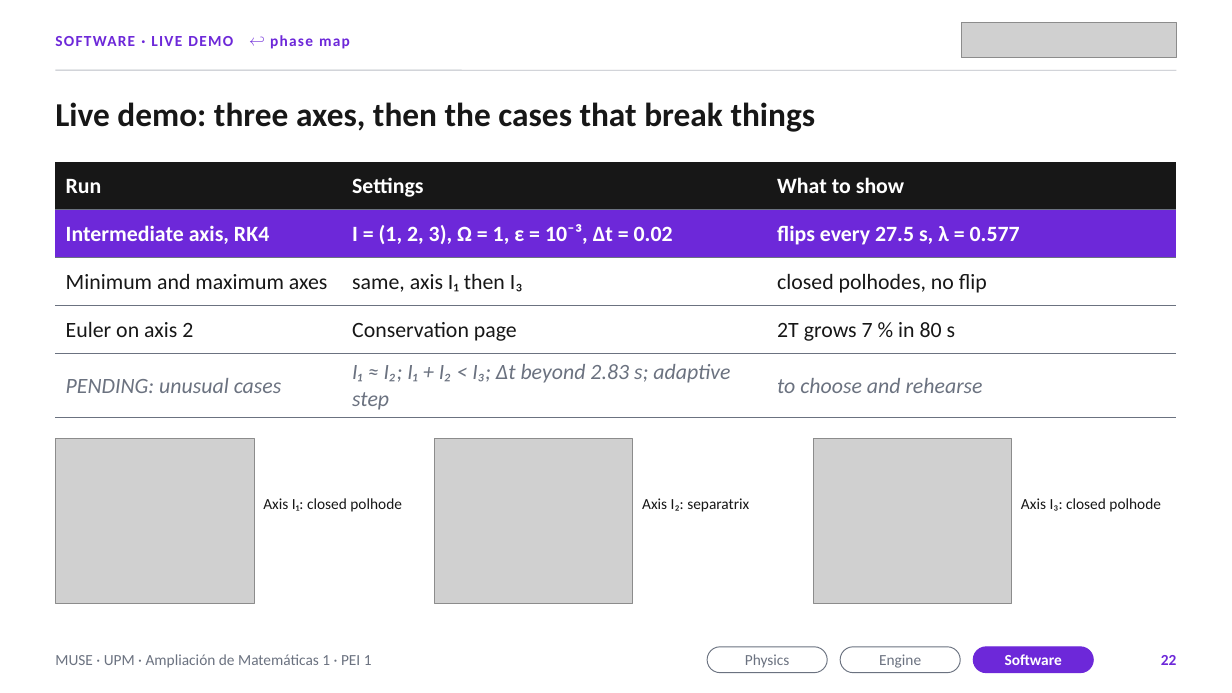
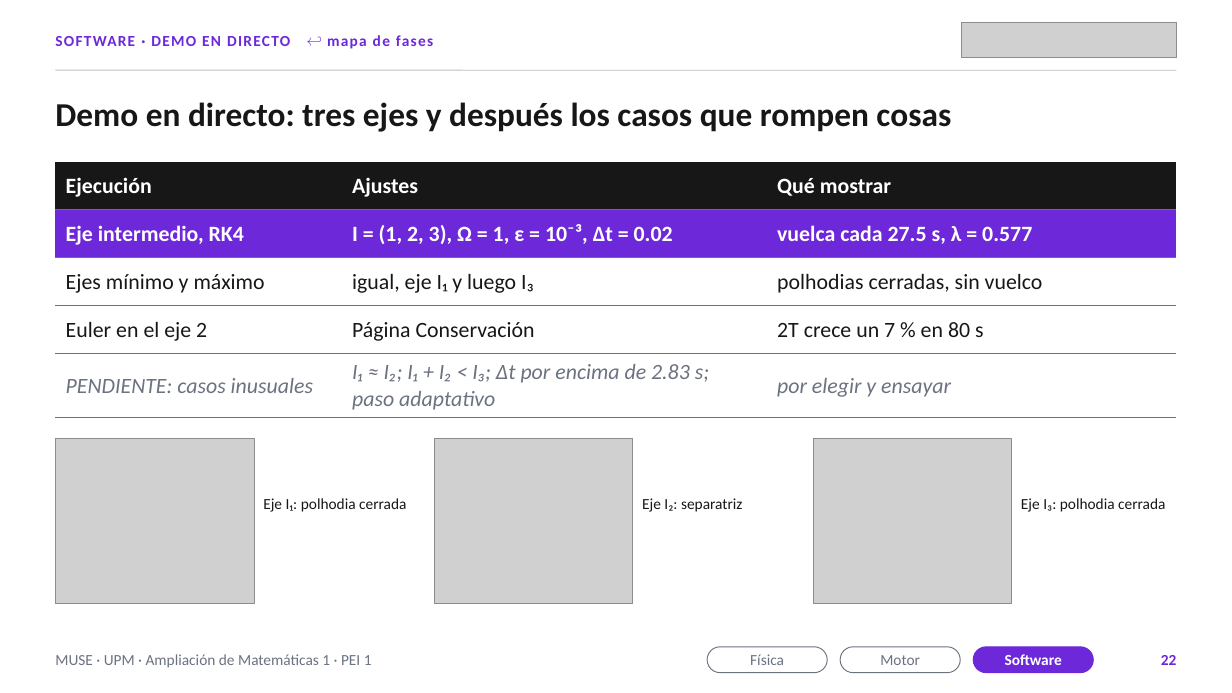
Before and after one commit to MP-19-creator/Grupo3-AmpliacionMatematicas, a slide deck: slide 22 of presentacion/PEI1_final.pptx. Drawn at 1232x693 pixels with LibreOffice and Linux fonts; fonts in the diff are those of the drawing; grey boxes stand for pictures. Boxes give left, top, right and bottom in pixels: in the first picture for what was removed or moved away, otherwise in the second. Text is boxed around its words. In the diff, an @@ line names an element or a change of style, - is before the commit and + after.

```diff
--- a/presentacion/PEI1_final.pptx
+++ b/presentacion/PEI1_final.pptx
@@ text at <box>55,35,433,49</box>: text changed @@
-SOFTWARE · LIVE DEMO ↩ phase map
+SOFTWARE · DEMO EN DIRECTO ↩ mapa de fases
@@ text at <box>55,102,951,132</box>: text changed @@
-Live demo: three axes, then the cases that break things
+Demo en directo: tres ejes y después los casos que rompen cosas
@@ table at <box>55,162,1177,417</box> @@
-row 1: Run | Settings | What to show
+row 1: Ejecución | Ajustes | Qué mostrar
-row 2, column 1: Intermediate axis, RK4
+row 2, column 1: Eje intermedio, RK4
-row 2, column 3: flips every 27.5 s, λ = 0.577
+row 2, column 3: vuelca cada 27.5 s, λ = 0.577
-row 3: Minimum and maximum axes | same, axis I₁ then I₃ | closed polhodes, no flip
+row 3: Ejes mínimo y máximo | igual, eje I₁ y luego I₃ | polhodias cerradas, sin vuelco
-row 4: Euler on axis 2 | Conservation page | 2T grows 7 % in 80 s
+row 4: Euler en el eje 2 | Página Conservación | 2T crece un 7 % en 80 s
-row 5: PENDING: unusual cases | I₁ ≈ I₂; I₁ + I₂ < I₃; Δt beyond 2.83 s; adaptive step | to choose and rehearse
+row 5: PENDIENTE: casos inusuales | I₁ ≈ I₂; I₁ + I₂ < I₃; Δt por encima de 2.83 s; paso adaptativo | por elegir y ensayar
@@ borders changed @@
@@ text at <box>263,498,406,512</box>: text changed @@
-Axis I₁: closed polhode
+Eje I₁: polhodia cerrada
@@ text at <box>642,498,742,512</box>: text changed @@
-Axis I₂: separatrix
+Eje I₂: separatriz
@@ text at <box>1021,498,1165,512</box>: text changed @@
-Axis I₃: closed polhode
+Eje I₃: polhodia cerrada
@@ text in rounded rectangle at <box>750,654,784,665</box>: text changed @@
-Physics
+Física
@@ text in rounded rectangle at <box>880,655,920,665</box>: text changed @@
-Engine
+Motor
```
Also in this commit, not shown: 30 other slides changed, 10 other files.
